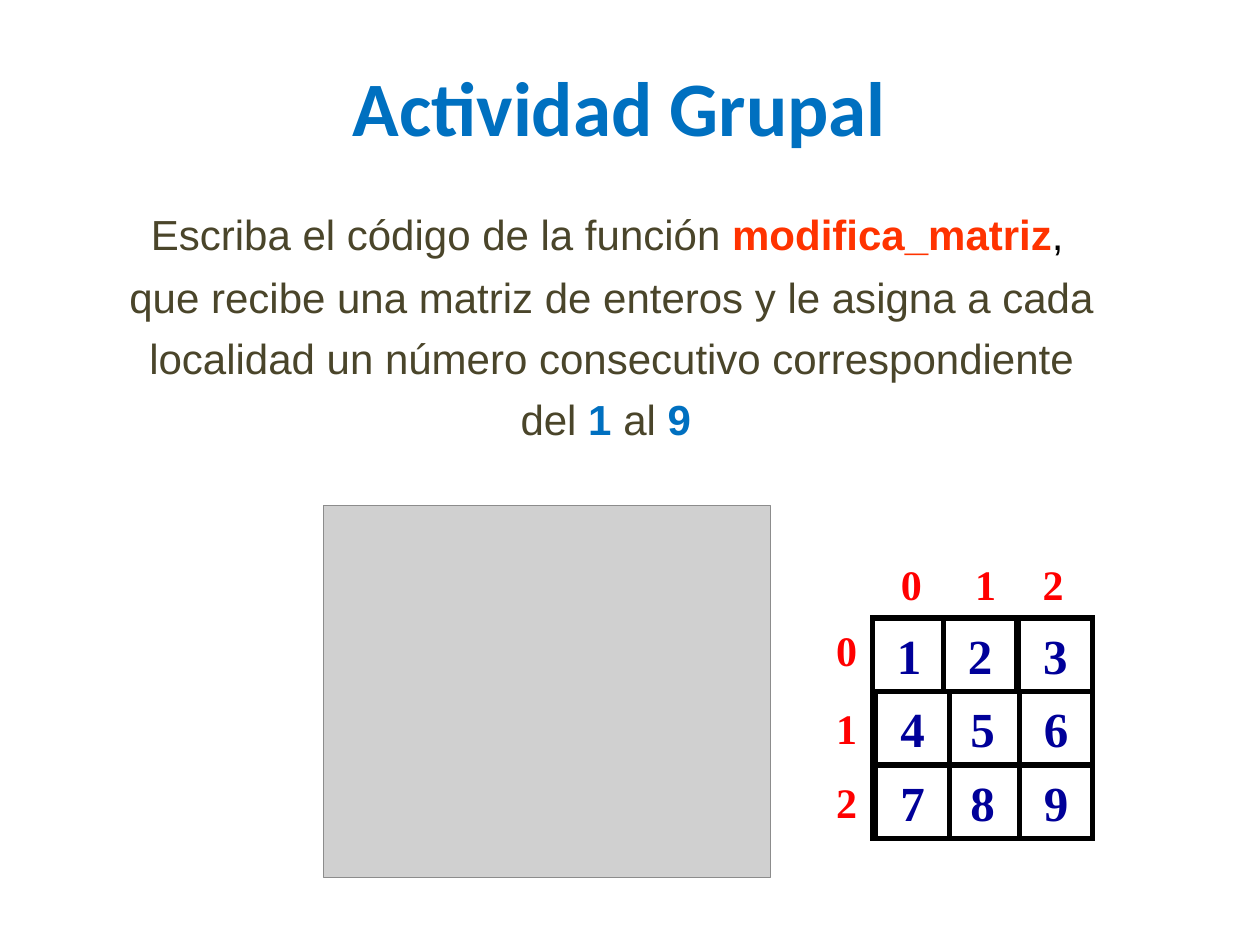
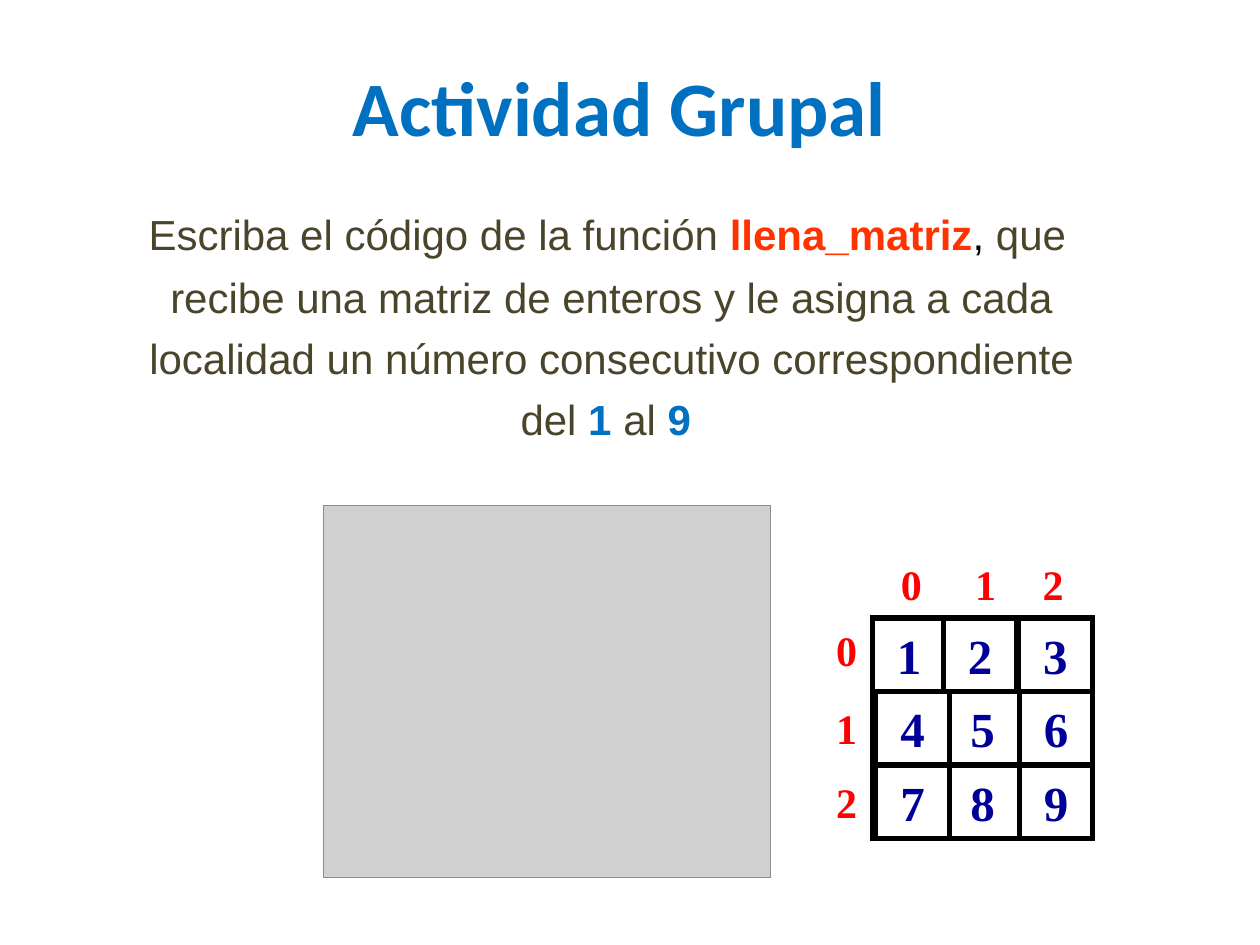
Before and after one commit to lizetheP/Analitica, a slide deck: slide 16 of Calendario2023/presentaciones/22_Matrices.pptx. Drawn at 1260x945 pixels with LibreOffice and Linux fonts; fonts in the diff are those of the drawing; grey boxes stand for pictures. Boxes give left, top, right and bottom in pixels: in the first picture for what was removed or moved away, otherwise in the second. Text is boxed around its words. In the diff, an @@ line names an element or a change of style, - is before the commit and + after.

```diff
--- a/Calendario2023/presentaciones/22_Matrices.pptx
+++ b/Calendario2023/presentaciones/22_Matrices.pptx
@@ text at (149,219,1073,436): text changed @@
-Escriba el código de la función modifica_matriz, que recibe una matriz de enteros y le asigna a cada localidad un número consecutivo correspondiente del 1 al 9
+Escriba el código de la función llena_matriz, que recibe una matriz de enteros y le asigna a cada localidad un número consecutivo correspondiente del 1 al 9
```
Also in this commit, not shown: 7 other slides changed, 4 other files.
